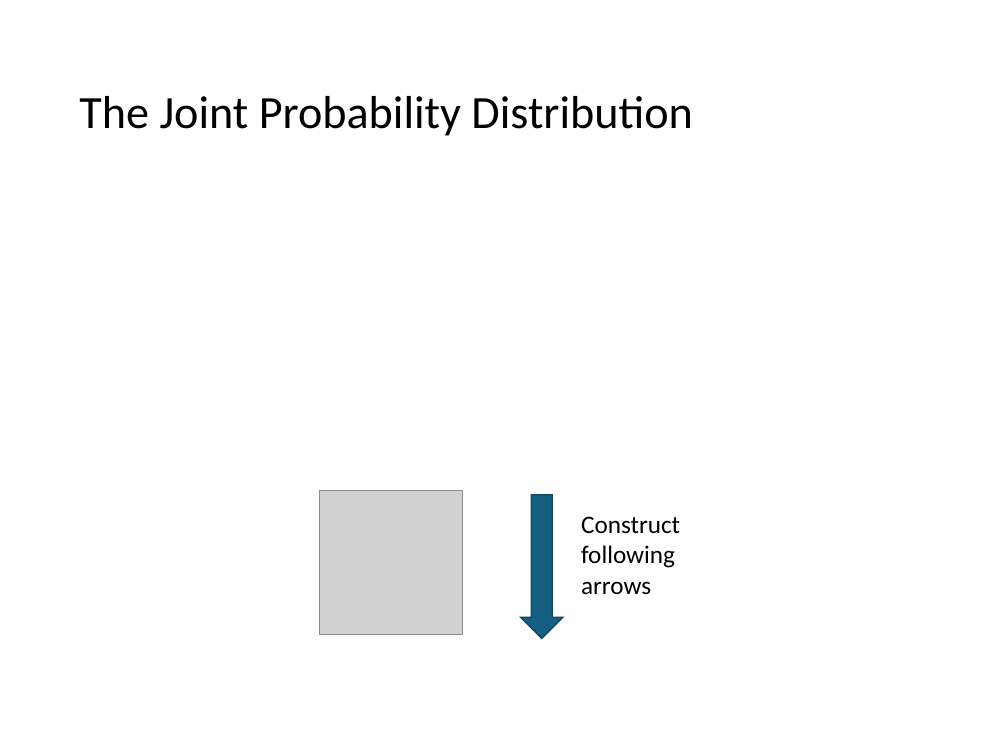
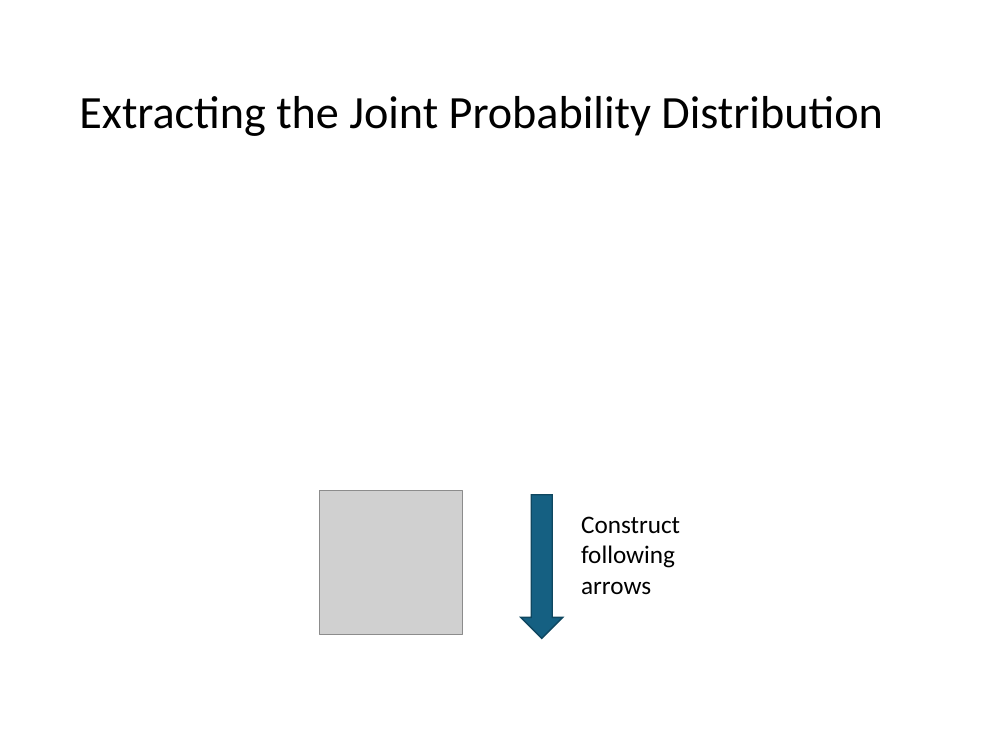
Before and after one commit to mhahsler/CS7320-AI, a slide deck: slide 16 of slides/13_bayes_nets.pptx (slide 13 before the commit). Drawn at 1008x756 pixels with LibreOffice and Linux fonts; fonts in the diff are those of the drawing; grey boxes stand for pictures. Boxes give left, top, right and bottom in pixels: in the first picture for what was removed or moved away, otherwise in the second. Text is boxed around its words. In the diff, an @@ line names an element or a change of style, - is before the commit and + after.

```diff
--- a/slides/13_bayes_nets.pptx
+++ b/slides/13_bayes_nets.pptx
@@ title at (x1=79, y1=96, x2=882, y2=136): text changed @@
-The Joint Probability Distribution
+Extracting the Joint Probability Distribution
```
Also in this commit, not shown: 19 other slides changed, 16 other files.
